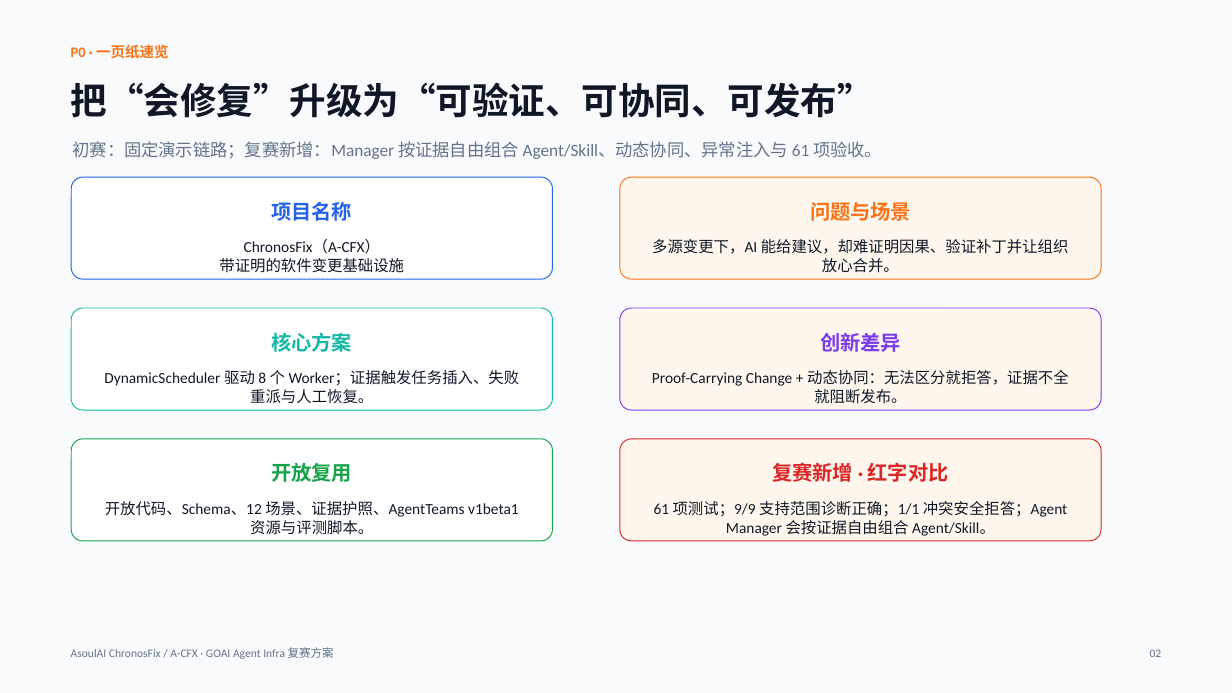
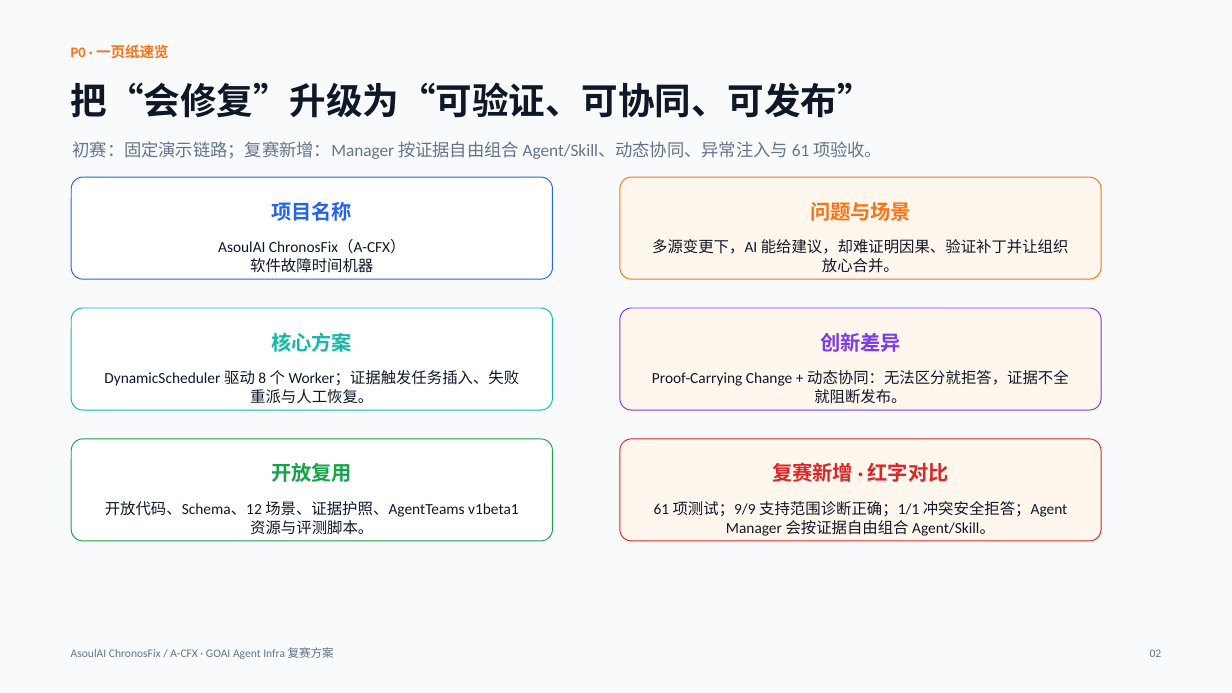
Before and after one commit to ASOUL-Official/asoulai-chronosfix, a slide deck: slide 2 of submission/ChronosFix_复赛方案.pptx. Drawn at 1232x693 pixels with LibreOffice and Linux fonts; fonts in the diff are those of the drawing. Boxes give left, top, right and bottom in pixels: in the first picture for what was removed or moved away, otherwise in the second. Text is boxed around its words. In the diff, an @@ line names an element or a change of style, - is before the commit and + after.

```diff
--- a/submission/ChronosFix_复赛方案.pptx
+++ b/submission/ChronosFix_复赛方案.pptx
@@ text at bbox=[218, 239, 406, 273]: text changed @@
-ChronosFix（A-CFX）
-带证明的软件变更基础设施
+AsoulAI ChronosFix（A-CFX）
+软件故障时间机器
```
Also in this commit, not shown: 19 other files.
